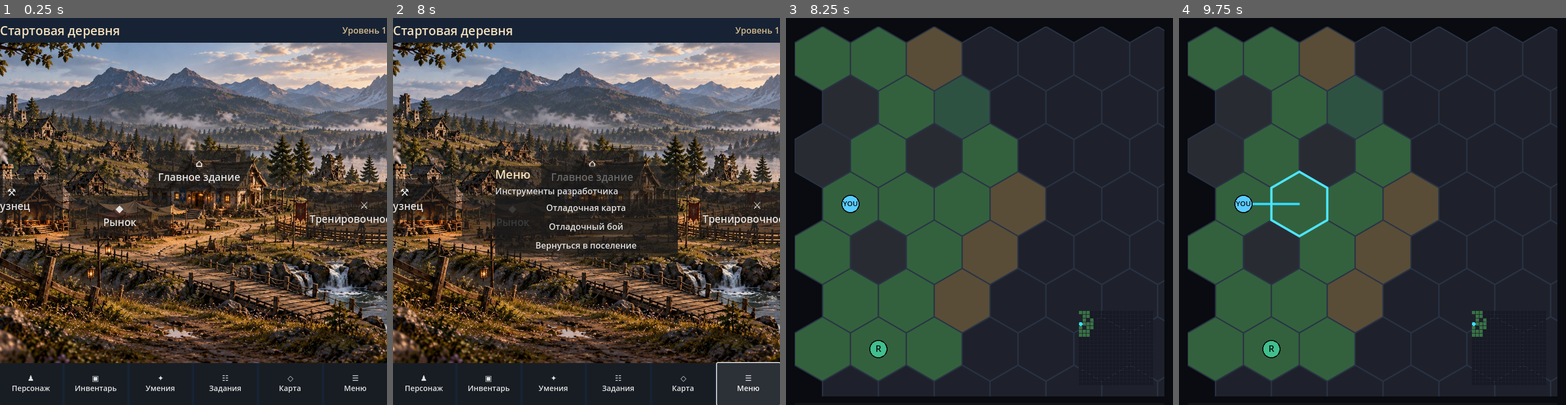
Above: before the commit, frames 1-4 (left to right).
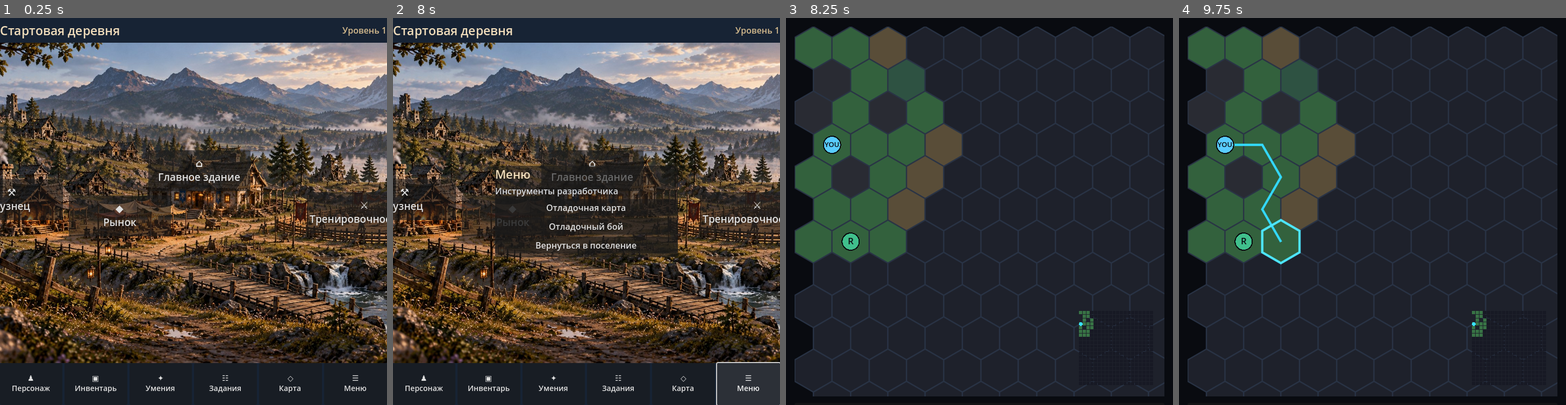
Above: after the commit, the same moments.

Repository: Archoniou1987/Battle-of-Artheon
Game: Godot game, scene res://scenes/main/main.tscn
Two runs of this game, one before a commit and one after it. Both use one fixed random seed, a clock stepped at 60 frames per second and the inputs below.
Inputs (mouse positions are in pixels of both pictures, inside the frame that each line leads up to):
- Up to frame 1 (0.25 s): no input
- Up to frame 2 (8 s): click "⚒ Кузнец" at 0.5 s; click "◆ Рынок" at 1.25 s; click "⌂ Главное здание" at 2 s; click "⚔ Тренировочное поле" at 2.75 s; click "♟ Персонаж" at 3.5 s; click "▣ Инвентарь" at 4.25 s; click "✦ Умения" at 5 s; click "☷ Задания" at 5.75 s; click "◇ Карта" at 6.5 s; click "☰ Меню" at 7.25 s
- Up to frame 3 (8.25 s): click "Отладочная карта" at 8 s
- Up to frame 4 (9.75 s): tap Enter at 8.75 s; move the mouse to (1457, 192) at 8.77 s; click (1457, 192) at 8.92 s; tap Space at 9.5 s; drag from (1295, 230) to (1353, 288) at 9.52 s

Frames 1-2 are identical in both runs. In frame 3, 39% of the frame differs, in the area x 2-98%, y 2-98%; in frame 4, 40%.

Commit message:
Set fixed map hex radius to 40 in both orientations

Diff:
--- a/scenes/debug/debug_map_viewer.gd
+++ b/scenes/debug/debug_map_viewer.gd
@@ -314,7 +314,7 @@
 func _set_fixed_scale()->void:
 	if canvas==null:
 		return
-	canvas.HEX_SIZE=60.0
+	canvas.HEX_SIZE=40.0
 	_map_base_size=canvas._map_pixel_size()
 	canvas.custom_minimum_size=_map_base_size
 	canvas.size=_map_base_size
